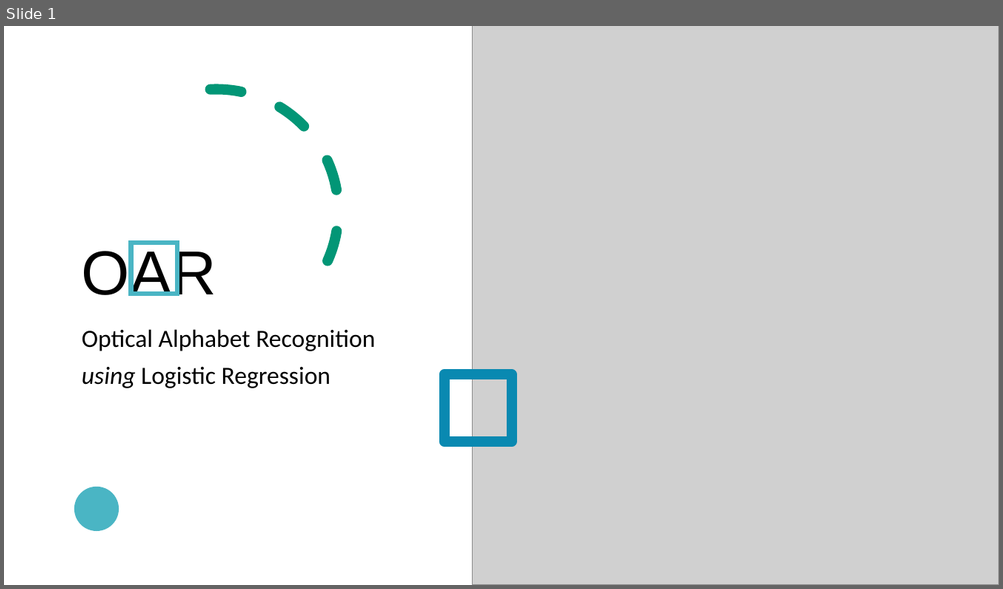
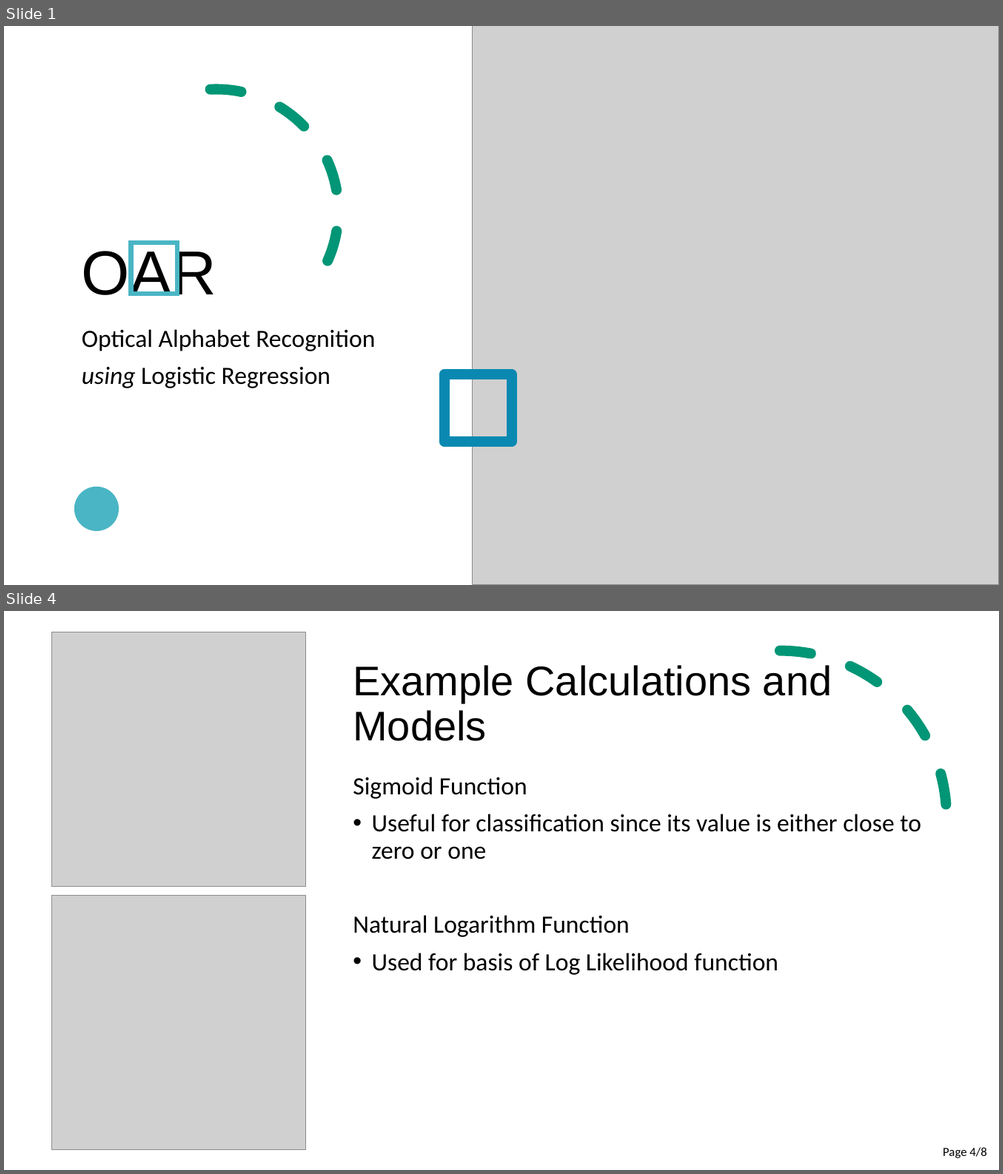
Before and after one commit to cer-hunter/OAR-CAS741, a slide deck: docs/Presentations/SRSPresentation/SRSPresentation.pptx. Shown one above the other, each under a label of ours: slide 1 before the commit, slides 1 and 4 after it; the slides between them are not shown. The pictures are 1003x589 and 1003x1174 pixels, drawn with LibreOffice and Linux fonts; fonts in the diff are those of the drawing; grey boxes stand for pictures. Boxes give left, top, right and bottom in pixels: in the first picture for what was removed or moved away, otherwise in the second. Text is boxed around its words. In the diff, an @@ line names an element or a change of style, - is before the commit and + after.

```diff
--- a/docs/Presentations/SRSPresentation/SRSPresentation.pptx
+++ b/docs/Presentations/SRSPresentation/SRSPresentation.pptx
@@ slide 4 added at <box>4,611,999,1170</box>, background #FFFFFF @@
@@ rectangle added at <box>4,611,999,1170</box>, fill #FFFFFF @@
@@ picture added at <box>52,632,306,886</box> @@
@@ freeform shape added at <box>860,611,930,640</box>, fill #029676 @@
@@ arc (boxed as its full ellipse) added at <box>613,650,946,984</box>, outline #029676 10 pt dashed @@
@@ title added at <box>353,665,831,741</box>, 40 pt, text #000000 @@
+Example Calculations and Models
@@ text added at <box>353,777,921,975</box>, 24 pt, text #000000 @@
+Sigmoid Function
+• Useful for classification since its value is either close to zero or one
+Natural Logarithm Function
+• Used for basis of Log Likelihood function
@@ picture added at <box>52,895,306,1150</box> @@
@@ freeform shape added at <box>14,1077,159,1170</box>, fill #029676 @@
@@ page number added at <box>942,1147,986,1159</box>, 12 pt, text #000000 @@
+Page 4/8
```
Also in this commit, not shown: 2 slides changed, 4 other slides added, 2 slides removed.
